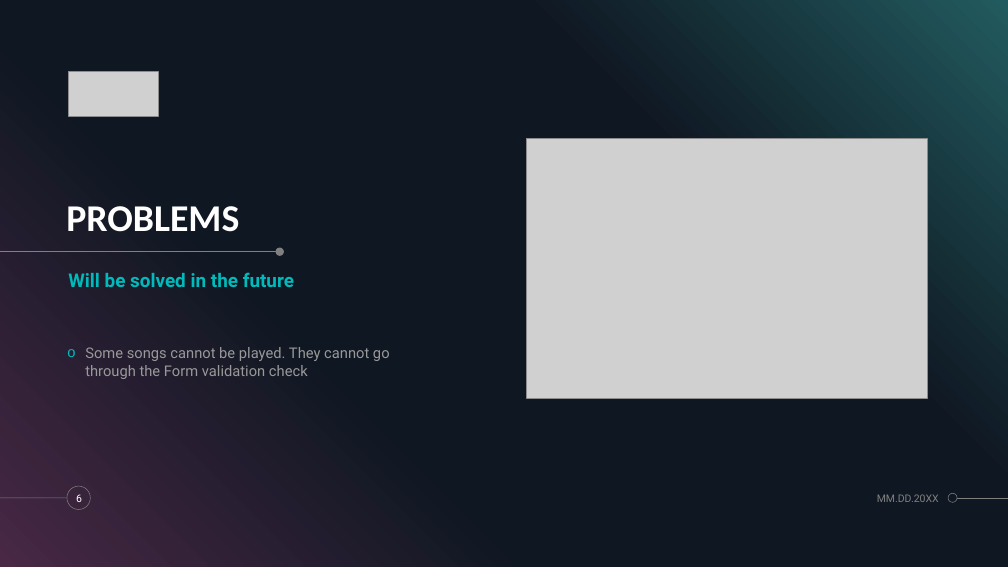
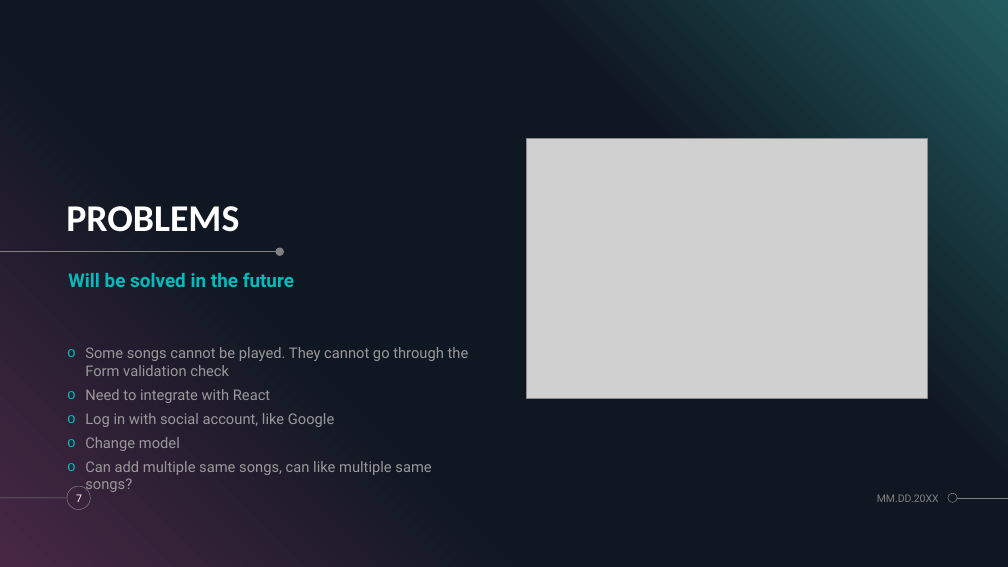
Before and after one commit to nicholeemma/synphony, a slide deck: slide 7 of SYNPHONY.pptx (slide 6 before the commit). Drawn at 1008x567 pixels with LibreOffice and Linux fonts; fonts in the diff are those of the drawing; grey boxes stand for pictures; background and template pictures are left out. Boxes give left, top, right and bottom in pixels: in the first picture for what was removed or moved away, otherwise in the second. Text is boxed around its words. In the diff, an @@ line names an element or a change of style, - is before the commit and + after.

Commit message:
Save changes in branch ShareLinkLike.

```diff
--- a/SYNPHONY.pptx
+++ b/SYNPHONY.pptx
@@ picture removed at <box>69,71,158,116</box> @@
@@ text at <box>85,389,431,492</box>: paragraphs added @@
+o Need to integrate with React
+o Log in with social account, like Google
+o Change model
+o Can add multiple same songs, can like multiple same songs?
@@ page number at <box>76,494,82,502</box>: text changed @@
-6
+7
```
Also in this commit, not shown: 4 other slides changed, 2 slides added, 1 slide removed, 1 other file.
